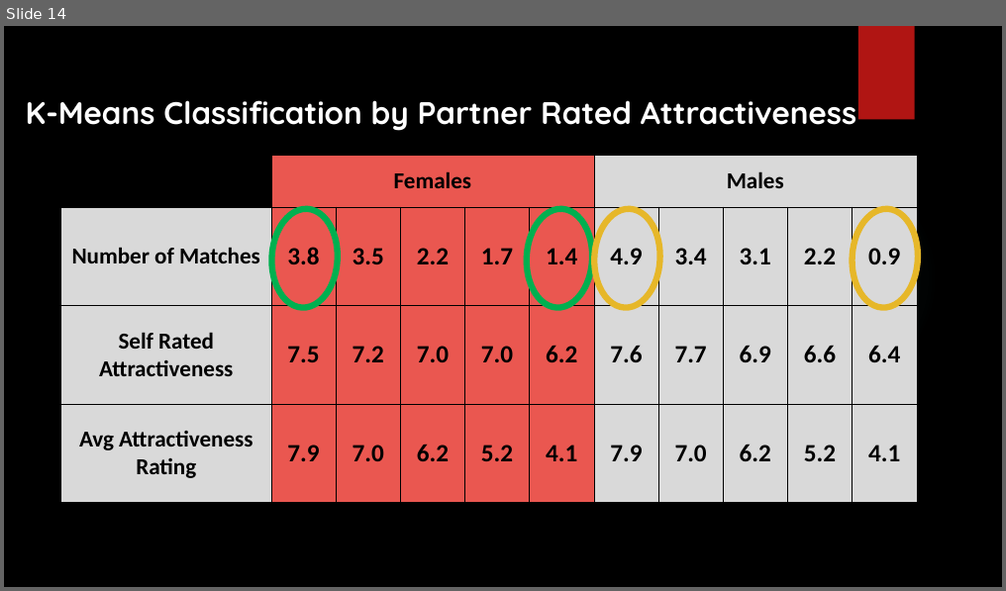
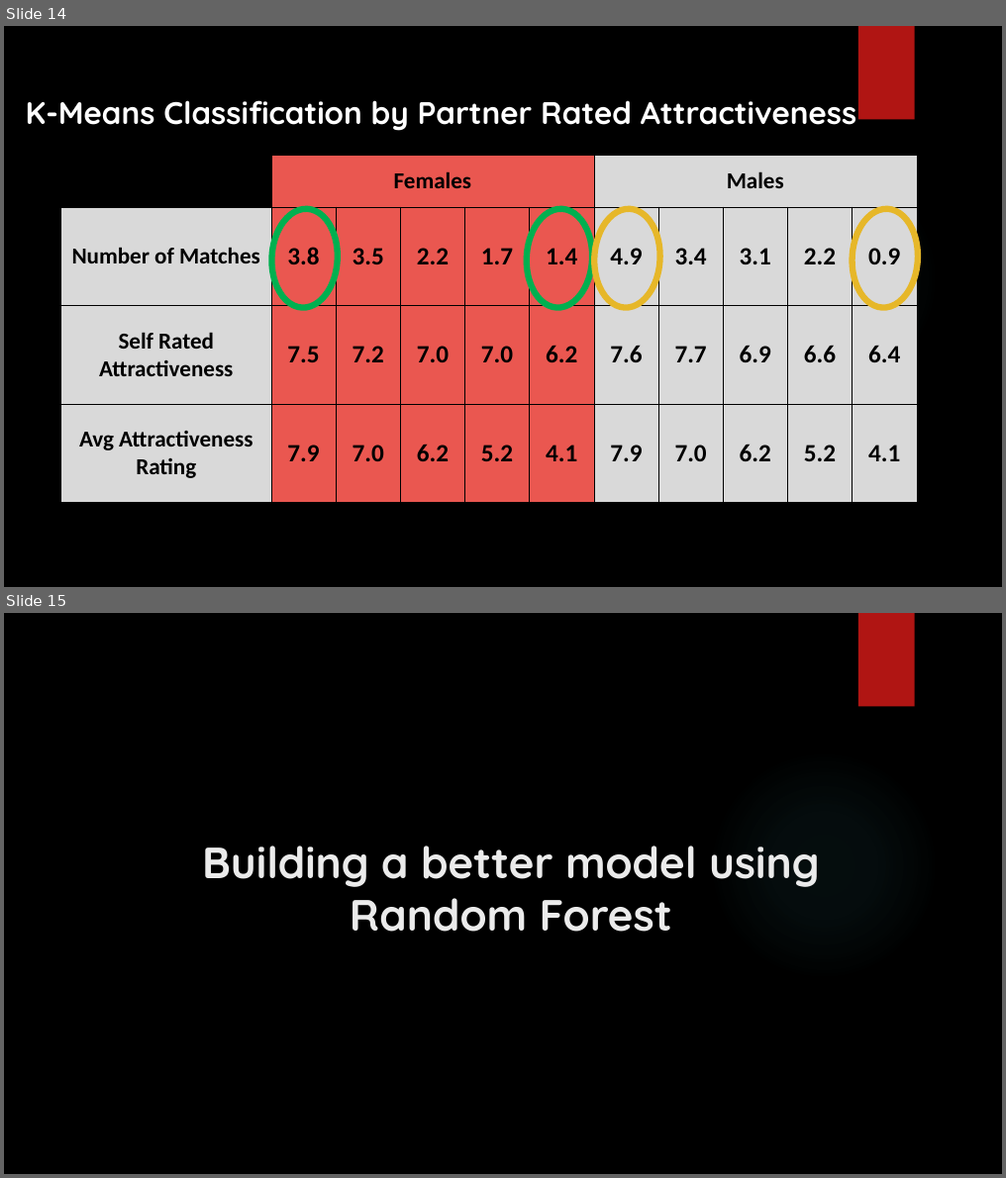
Before and after one commit to mohsseha/DSI-BOS-students, a slide deck: wedelljd/Capstone/Capstone Presentation.pptx. Shown one above the other, each under a label of ours: slide 14 before the commit, slides 14 and 15 after it. The pictures are 1006x591 and 1006x1178 pixels, drawn with LibreOffice and Linux fonts; fonts in the diff are those of the drawing; background and template pictures are left out. Boxes give left, top, right and bottom in pixels: in the first picture for what was removed or moved away, otherwise in the second. Text is boxed around its words. In the diff, an @@ line names an element or a change of style, - is before the commit and + after.

```diff
--- a/wedelljd/Capstone/Capstone Presentation.pptx
+++ b/wedelljd/Capstone/Capstone Presentation.pptx
@@ slide 15 added at bbox=[4, 613, 1002, 1174], background picture (left out); not listed: 2 template elements that a slide beside it also shows @@
@@ title added at bbox=[202, 846, 820, 932], 42 pt, text #EBEBEB, bold @@
+Building a better model using Random Forest
```
Also in this commit, not shown: 2 slides changed, 1 other slide added.
